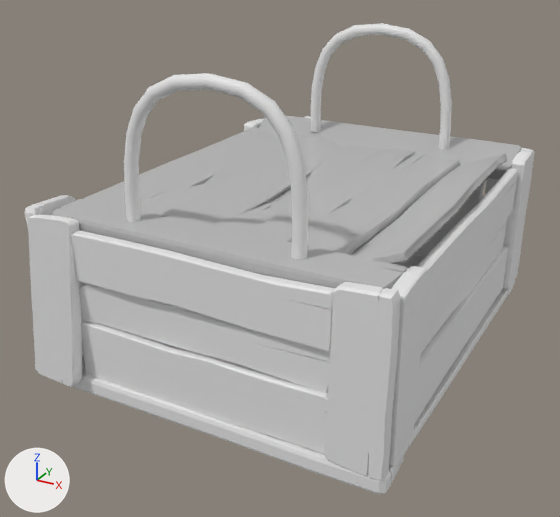
What one commit did to the FBX model Assets/Assets/Destructibles/Woodbox2/Damage/Woodbox2_Damaged.fbx.
Camera for both pictures: a 50 mm lens placed at (0.45, -0.861, 0.502), pointed at (-0.011, -0.023, 0.083). Every picture has the same lights, and +X, +Y and +Z are marked at lower left. Where no turn or scale is listed for an object, it has been applied to the vertices. Vertices at the same position are counted once.

Objects in the first picture: 'Object010', 'Object012', 'rope_right003', 'rope_right004'.
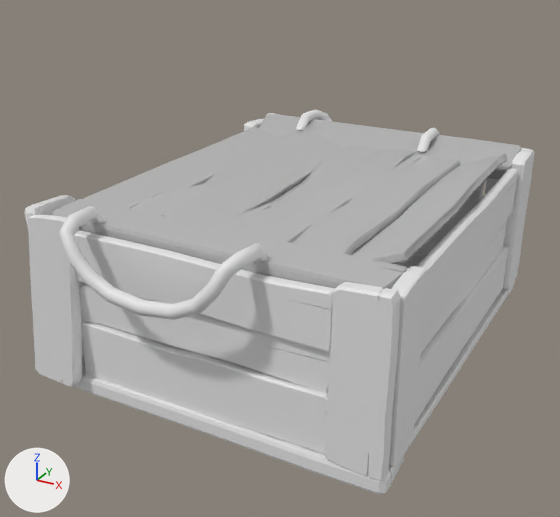
Where the newer file only moved an object's origin or applied its transform, the numbers keep the older frame.

What differs and where, as boxes (x1, y1, x2, y2) in the pictures (560 x 517 px):
'rope_right003', moved, rescaled (13% wider, 39% shorter): before (124, 73, 308, 259); after (59, 206, 267, 320)
'rope_right004', moved, rescaled: before (311, 23, 452, 150); after (296, 110, 439, 152)

The change, as a diff of the scene's bpy script:
```diff
--- a/Assets/Assets/Destructibles/Woodbox2/Damage/Woodbox2_Damaged.fbx.py
+++ b/Assets/Assets/Destructibles/Woodbox2/Damage/Woodbox2_Damaged.fbx.py
@@ me_mesh_003 @@
 me_mesh_003.from_pydata(...)  # 180 vertices, 168 faces; spans x -8.3..14.9, y -1.5..0.8, z -7.2..10.8
 # used by ob_rope_right004; location = (-0.026, 0.262, 0.251); scale = (0.01, 0.01, 0.01)
+# me_mesh_003 part 2: the whole mesh is scaled about the mesh origin by (0.00997, -0.0171, -0.00314)
@@ me_mesh_002 @@
 me_mesh_002.from_pydata(...)  # 180 vertices, 168 faces; spans x -8.3..14.9, y -0.8..1.5, z -7.2..10.8
 # used by ob_rope_right003; location = (-0.026, -0.212, 0.251); scale = (0.01, 0.01, 0.01)
+# me_mesh_002 part 1: the whole mesh is scaled about the mesh origin by (0.01, -0.0158, -0.00338)
@@ ob_rope_right004 @@
 ob_rope_right004 = bpy.data.objects.new('rope_right004', me_mesh_003)
-ob_rope_right004.location = (-0.026, 0.262, 0.251)
-ob_rope_right004.scale = (0.01, 0.01, 0.01)
+ob_rope_right004.location = (-0.054, 0.257, 0.251)
@@ ob_rope_right003 @@
 ob_rope_right003 = bpy.data.objects.new('rope_right003', me_mesh_002)
-ob_rope_right003.location = (-0.026, -0.212, 0.251)
-ob_rope_right003.scale = (0.01, 0.01, 0.01)
+ob_rope_right003.location = (-0.059, -0.232, 0.194)
```
